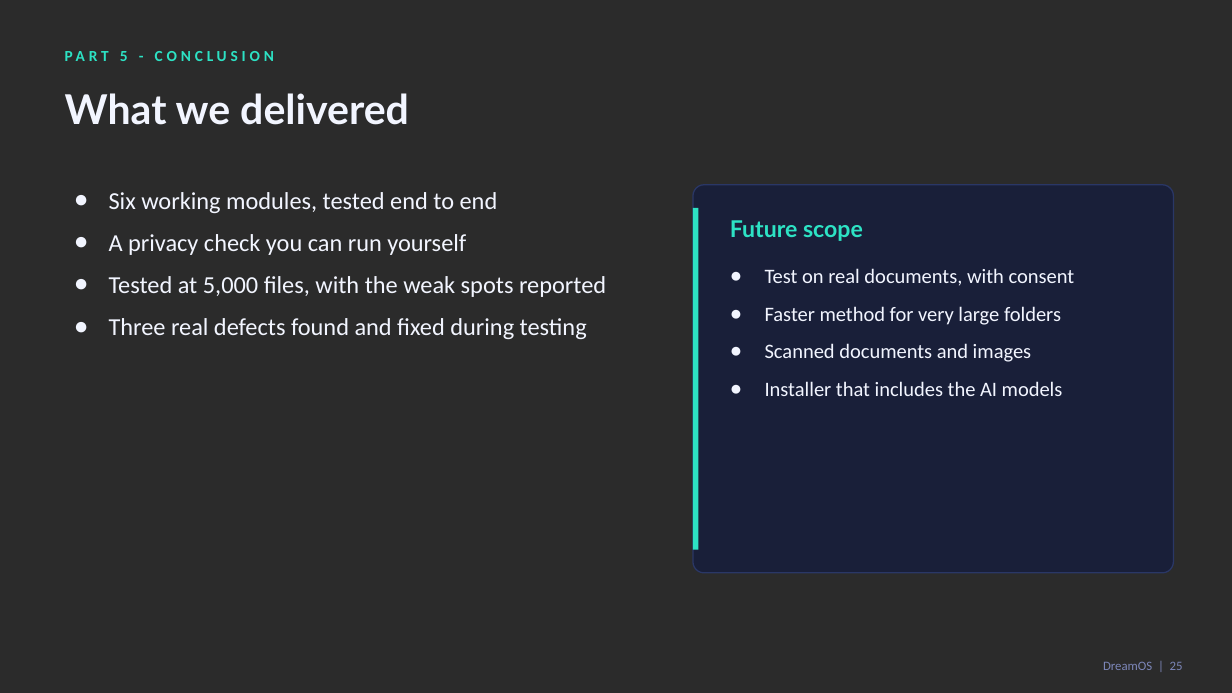
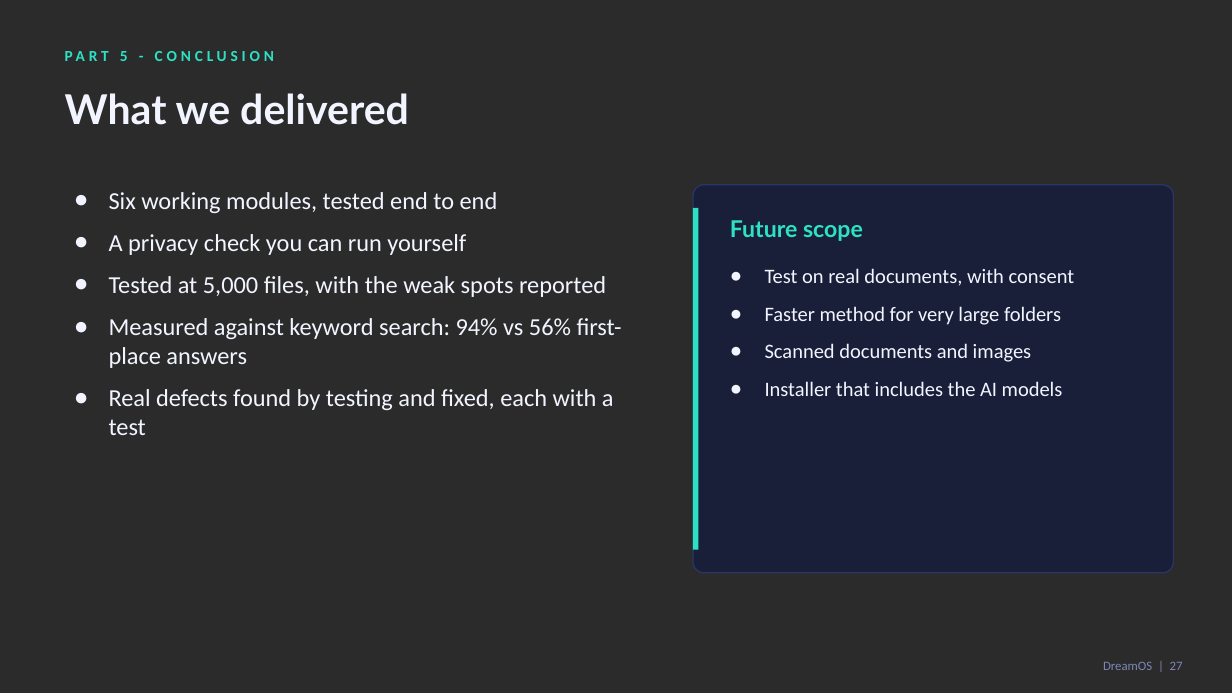
Before and after one commit to zaidwhy/dreamos-college-project, a slide deck: slide 27 of docs/deck/DreamOS-Final-Monitoring.pptx (slide 25 before the commit). Drawn at 1232x693 pixels with LibreOffice and Linux fonts; fonts in the diff are those of the drawing; background and template pictures are left out; a plain dark background stands for a picture behind light text. Boxes give left, top, right and bottom in pixels: in the first picture for what was removed or moved away, otherwise in the second. Text is boxed around its words. In the diff, an @@ line names an element or a change of style, - is before the commit and + after.

```diff
--- a/docs/deck/DreamOS-Final-Monitoring.pptx
+++ b/docs/deck/DreamOS-Final-Monitoring.pptx
@@ text at (x1=109, y1=318, x2=622, y2=435): text changed @@
-● Three real defects found and fixed during testing
+● Measured against keyword search: 94% vs 56% first-place answers
+● Real defects found by testing and fixed, each with a test
@@ text at (x1=1103, y1=662, x2=1183, y2=670): text changed @@
-DreamOS | 25
+DreamOS | 27
```
Also in this commit, not shown: 8 other slides changed, 3 slides added, 8 other files.
